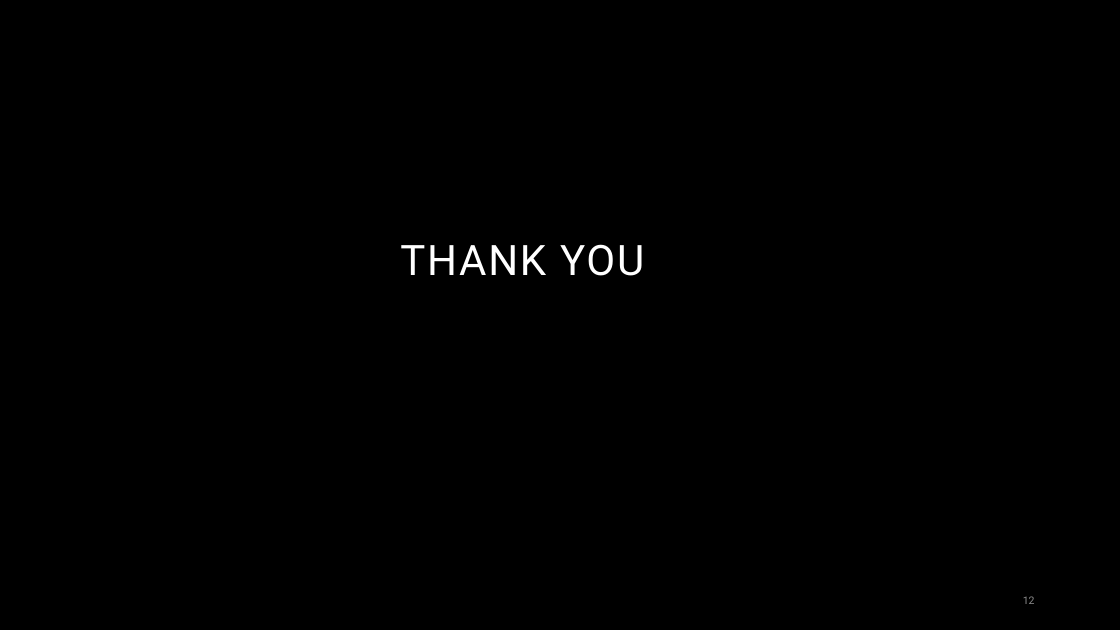
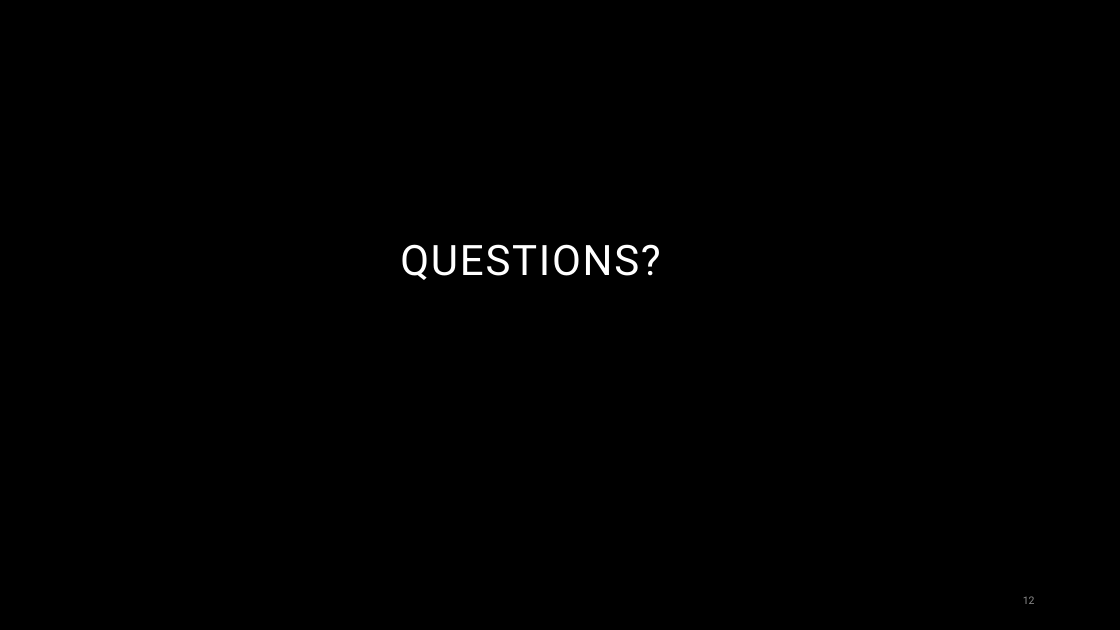
Before and after one commit to UnHolds/jitter, a slide deck: slide 12 of doc/Jitter-Presentation.pptx. Drawn at 1120x630 pixels with LibreOffice and Linux fonts; fonts in the diff are those of the drawing; background and template pictures are left out. Boxes give left, top, right and bottom in pixels: in the first picture for what was removed or moved away, otherwise in the second. Text is boxed around its words. In the diff, an @@ line names an element or a change of style, - is before the commit and + after.

Commit message:
updated slides

```diff
--- a/doc/Jitter-Presentation.pptx
+++ b/doc/Jitter-Presentation.pptx
@@ title at [400, 244, 660, 280]: text changed @@
-THANK YOU
+QUESTIONS?
```
